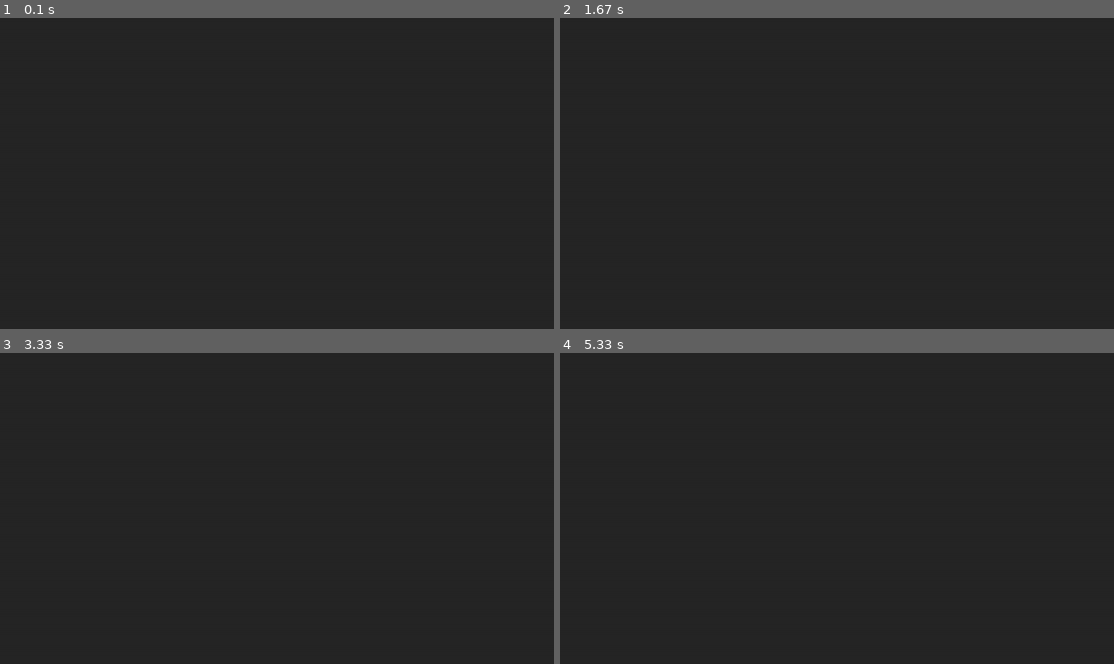
Above: before the commit, frames 1-4 (two rows, left to right).
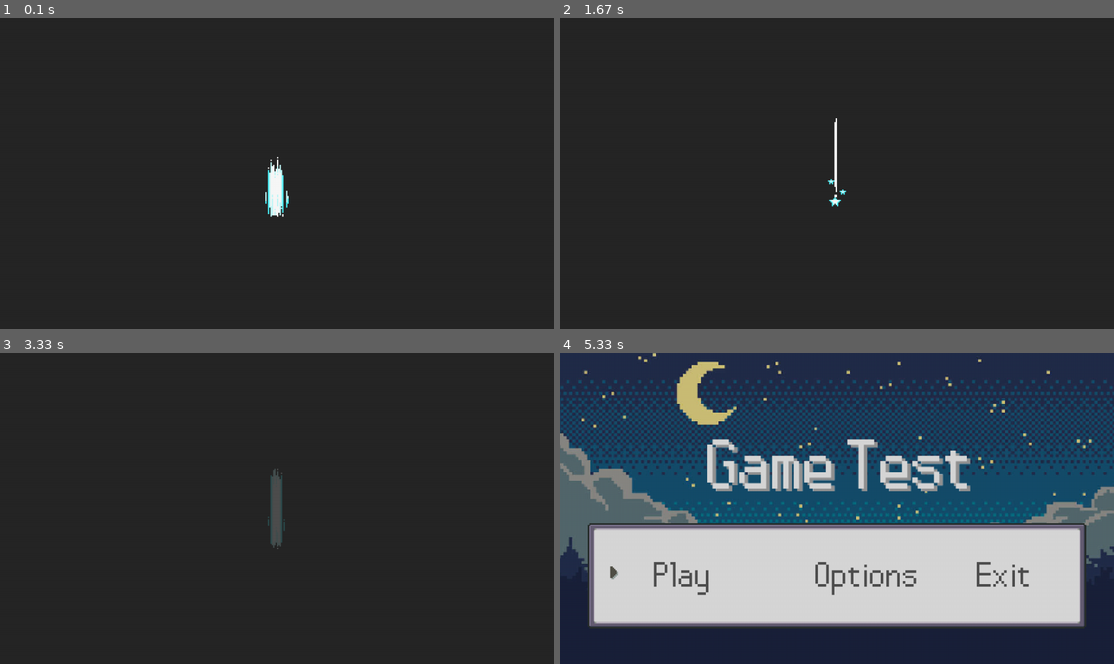
Above: after the commit, the same moments.

Repository: HiramAle/PygameBases
Game: pygame game, started from Code/main.py
Two runs of this game, one before a commit and one after it. Both use one fixed random seed, a clock stepped at 60 frames per second and the inputs below.
Inputs:
- Up to frame 1 (0.1 s): no input
- Up to frame 2 (1.67 s): tap Space at 0.33 s
- Up to frame 3 (3.33 s): hold A from 3.23 s (still down)
- Up to frame 4 (5.33 s): release A at 3.7 s; hold D 4.23-4.87 s; tap Space at 4.9 s

The runs differ from the first frame. In frame 1, 0.5% of the frame differs, in the area x 47-53%, y 44-65%; in frame 2, 0.2%; in frame 3, 0.5%; in frame 4, 86%, in the area x 0-100%, y 0-89%.

Commit message:
Changed menu to options menu using the keyboard

Diff:
--- a/Code/GUI/buttons.py
+++ b/Code/GUI/buttons.py
@@ -20,15 +20,13 @@
         else:
             return False
 
-
-
 class TextButton(Button):
     def __init__(self, x, y, display, text, colour="White", antialiasing=False, background=None,
                  font_path="../Resources/Fonts/pokemon_pixel_font.ttf", font_size=20, hover_colour="#D74B4B"):
         super().__init__(x, y, display)
         # font
         self.font = pygame.font.Font(font_path, font_size)
-        self.font2 = pygame.font.Font(font_path, font_size+2)
+        self.font2 = pygame.font.Font(font_path, font_size + 2)
         # text
         self.text = text
         self.text_surface = self.font.render(text, antialiasing, colour, background)
@@ -62,6 +60,6 @@
         self.rect = self.text_surface.get_rect(center=(self.x, self.y))
 
         shadow_surface = self.font2.render(self.text, self.text_aa, "grey", self.background)
-        shadow_rect = self.text_surface.get_rect(center=(self.x+4, self.y+2))
+        shadow_rect = self.text_surface.get_rect(center=(self.x + 4, self.y + 2))
         self.display.blit(shadow_surface, shadow_rect)
         self.display.blit(self.text_surface, self.rect)
--- a/Code/Scenes/scene.py
+++ b/Code/Scenes/scene.py
@@ -25,6 +25,8 @@
         self.start_transition = FadeIn(game.game_canvas, 1.5)
         self.end_transitioning = False
         self.end_transition = FadeOut(game.game_canvas, 1.5)
+        # Mouse cursor visibility
+        pygame.mouse.set_visible(False)
 
     def update(self, delta_time, actions): ...
 
@@ -91,15 +93,42 @@
 class Menu(Scene):
     def __init__(self, game):
         super().__init__(game)
+        # Background
+        self.background_image = pygame.image.load(
+            os.path.join(self.game.resources_dir, "Images", "Start_menu_background.png"))
+        # Box
+        self.box = pygame.image.load(
+            os.path.join(self.game.resources_dir, "Images", "Start_menu_box.png")).convert_alpha()
+        self.box_rect = self.box.get_rect(topleft=(64, 394))
+        # Texts
+        x_text_offset = self.box_rect.x + 32 + (1120 / 3) / 2
+        y_text_offset = self.box_rect.y + 32 + 90
+        self.font = pygame.font.Font(os.path.join(self.game.resources_dir, "Fonts", "pokemon_pixel_font.ttf"), 100)
+        self.text_play = self.font.render("Play", False, "#565656")
+        self.text_play_rect = self.text_play.get_rect(center=(x_text_offset, y_text_offset))
+        self.text_options = self.font.render("Options", False, "#565656")
+        self.text_options_rect = self.text_play.get_rect(center=(x_text_offset + (1120 / 3), y_text_offset))
+        self.text_exit = self.font.render("Exit", False, "#565656")
+        self.text_exit_rect = self.text_play.get_rect(center=(x_text_offset + (1120 / 3) * 2, y_text_offset))
+
+        self.cursor_img = pygame.image.load(
+            os.path.join(self.game.resources_dir, "Images", "cursor.png")).convert_alpha()
+        self.cursor_rect = self.cursor_img.get_rect()
+        self.cursor_y = self.box_rect.y + 100
+        self.cursor_x = self.box_rect.x + 32 + 20
+        self.cursor_rect.x, self.cursor_rect.y = self.cursor_x, self.cursor_y
+
         # Get the measurements of the screen to place the buttons
         center_x, center_y = get_center()
         y_segments = game.game_canvas.get_size()[1] / 4
         # Initialize the buttons
-        self.start_button = TextButton(center_x, y_segments, game.game_canvas, "Start", "White", False, font_size=100)
-
-        self.options_button = TextButton(center_x, y_segments * 2, game.game_canvas, "Options", "White", False,
-                                         font_size=100)
-        self.exit_button = TextButton(center_x, y_segments * 3, game.game_canvas, "Exit", "White", False, font_size=100)
+        # self.start_button = TextButton(center_x, y_segments, game.game_canvas, "Start", "White", False, font_size=100)
+        #
+        # self.options_button = TextButton(center_x, y_segments * 2, game.game_canvas, "Options", "White", False,
+        #                                  font_size=100)
+        # self.exit_button = TextButton(center_x, y_segments * 3, game.game_canvas, "Exit", "White", False, font_size=100)
+        self.menu_options = ["Play", "Options", "Exit"]
+        self.index = 0
 
     def render_transition(self):
         # Check if the star transition is playing
@@ -111,25 +140,57 @@
                 GameWorld(self.game).enter_state()
 
     def update(self, delta_time, actions):
-        # Check if any button get pressed only if it's not transitioning
-        if not self.start_transitioning and not self.end_transitioning:
-            if self.start_button.check_click():
+        self.update_cursor(actions)
+        if actions["space"]:
+            if self.menu_options[self.index] == "Play":
                 self.end_transitioning = True
-            elif self.options_button.check_click():
-                print("Pressed")
-            elif self.exit_button.check_click():
+            elif self.menu_options[self.index] == "Exit":
                 self.game.exit_game()
 
-    def render(self, display: pygame.surface.Surface):
+    # Check if any button get pressed only if it's not transitioning
+    # if not self.start_transitioning and not self.end_transitioning:
+    #     if self.start_button.check_click():
+    #         self.end_transitioning = True
+    #     elif self.options_button.check_click():
+    #         print("Pressed")
+    #     elif self.exit_button.check_click():
+    #         self.game.exit_game()
+
+    def update_cursor(self, actions):
+        if actions['right']:
+            if self.index + 1 == len(self.menu_options):
+                self.index = 0
+            else:
+                self.index += 1
+            self.game.reset_keys()
+        elif actions['left']:
+            if not self.index:
+                self.index = len(self.menu_options) - 1
+            else:
+                self.index -= 1
+            self.game.reset_keys()
+
+        self.cursor_rect.x = self.cursor_x + (self.index * (1120/3))
+
+    def render(self, display: pygame.surface.Surface):
+        display.blit(self.background_image, (0, 0))
+        if not self.start_transitioning:
+            display.blit(self.box, self.box_rect)
+            display.blit(self.text_play, self.text_play_rect)
+            display.blit(self.text_options, self.text_options_rect)
+            display.blit(self.text_exit, self.text_exit_rect)
+            display.blit(self.cursor_img, self.cursor_rect)
+
+        self.render_transition()
+
         # Clear the screen
-        display.fill("#262626")
+        # display.fill("#262626")
         # Draw the buttons
-        self.start_button.draw()
-
-        self.options_button.draw()
-        self.exit_button.draw()
+        # self.start_button.draw()
+        #
+        # self.options_button.draw()
+        # self.exit_button.draw()
         # Render the transition if its necessary
-        self.render_transition()
 
 
 class GameWorld(Scene):
@@ -155,23 +216,22 @@
 class PauseMenu(Scene):
     def __init__(self, game):
         super().__init__(game)
-        height = (70 * self.game.game_canvas.get_size()[1]) / 100
-        self.menu = pygame.image.load("../Resources/Images/cuadrao.png").convert_alpha()
-        self.menu = pygame.transform.smoothscale(self.menu, (self.menu.get_size()[0], height))
-        self.menu_x = self.game.game_canvas.get_size()[0] - 4 - self.menu.get_size()[0]
+        # menu_height = (70 * self.game.game_canvas.get_size()[1]) / 100
+        self.menu = pygame.image.load(os.path.join(self.game.resources_dir, "Images", "Pause_Menu.png")).convert_alpha()
+        self.menu = pygame.transform.smoothscale(self.menu, (self.menu.get_size()[0], 500))
+        self.menu_x = self.game.game_canvas.get_size()[0] - 20 - self.menu.get_size()[0]
         self.menu_y = self.game.game_canvas.get_size()[1] - (self.game.game_canvas.get_size()[1] / 2) - (
-                    self.menu.get_size()[1] / 2)
+                self.menu.get_size()[1] / 2)
         self.menu_rect = self.menu.get_rect(topleft=(self.menu_x, self.menu_y))
-
         # self.menu_options = {0: "Party", 1: "Items", 2: "Magic", 3: "Exit"}
         self.menu_options = ["Party", "Items", "Magic", "Exit"]
         self.index = 0
-        # Comment
-        self.cursor_img = pygame.image.load(os.path.join(self.game.resources_dir, "Images", "cursor.png"))
+        # Cursor
+        self.cursor_img = pygame.image.load(
+            os.path.join(self.game.resources_dir, "Images", "cursor.png")).convert_alpha()
         self.cursor_rect = self.cursor_img.get_rect()
-        self.cursor_y = self.menu_rect.y + 40
+        self.cursor_y = self.menu_rect.y + 80
         self.cursor_rect.x, self.cursor_rect.y = self.menu_rect.x + 20, self.cursor_y
-        print(self.menu.get_size()[1])
 
     def update(self, delta_time, actions):
         self.update_cursor(actions)
@@ -181,15 +241,22 @@
 
     def update_cursor(self, actions):
         if actions['down']:
-            print(self.index % len(self.menu_options))
-            self.index = (self.index + 1) % len(self.menu_options)
+            if self.index + 1 == len(self.menu_options):
+                self.index = 0
+            else:
+                self.index += 1
 
             self.game.reset_keys()
         elif actions['up']:
-            self.index = (self.index - 1) % len(self.menu_options)
-            self.game.reset_keys()
+            if not self.index:
+                self.index = len(self.menu_options) - 1
+            else:
+                self.index -= 1
+            self.game.reset_keys()
+
         self.cursor_rect.y = self.cursor_y + (self.index * 100)
 
     def render(self, display: pygame.surface.Surface):
+        # self.prev_scene.render(display)
         display.blit(self.menu, self.menu_rect)
         display.blit(self.cursor_img, self.cursor_rect)
--- a/Code/main.py
+++ b/Code/main.py
@@ -1,6 +1,6 @@
 import pygame
 from Data.data_handler import get_config
-from Code.Scenes.scene import Intro, GameWorld
+from Code.Scenes.scene import Intro, GameWorld, Menu
 from Code.config import Config
 import os
 from debug import debug
@@ -17,7 +17,7 @@
         self.display = pygame.display.set_mode((self.config.screen_width, self.config.screen_height))
         self.clock = pygame.time.Clock()
         self.game_stack = []
-        self.actions = {"left": False, "right": False, "up": False, "down": False, "action1": False, "pause": False,
+        self.actions = {"left": False, "right": False, "up": False, "down": False, "space": False, "pause": False,
                         "menu": False}
         self.game_canvas = pygame.Surface((self.config.screen_width, self.config.screen_height))
         self.delta_time = 0
@@ -28,8 +28,10 @@
         self.prev_time = 0
         self.dt = 0
 
+        self.load_assets()
+
         self.load_scene()
-        self.load_assets()
+
 
     def set_screen(self):
         self.display = pygame.display.set_mode(
@@ -56,7 +58,7 @@
                 if event.key == pygame.K_s:
                     self.actions['down'] = True
                 if event.key == pygame.K_SPACE:
-                    self.actions['action1'] = True
+                    self.actions['space'] = True
                 if event.key == pygame.K_ESCAPE:
                     self.actions['pause'] = True
                 if event.key == pygame.K_TAB:
@@ -71,7 +73,7 @@
                 if event.key == pygame.K_s:
                     self.actions['down'] = False
                 if event.key == pygame.K_SPACE:
-                    self.actions['action1'] = False
+                    self.actions['space'] = False
                     self.timer = pygame.time.get_ticks()
                 if event.key == pygame.K_LSHIFT:
                     self.actions['pause'] = False
@@ -100,7 +102,7 @@
             self.clock.tick(60)
 
     def load_scene(self):
-        self.game_stack.append(GameWorld(self))
+        self.game_stack.append(Intro(self))
 
     def get_dt(self):
         now = time.time()
Binary file added: Resources/Images/Pause_Menu.png
Binary file added: Resources/Images/Start_menu_background.png
Binary file added: Resources/Images/Start_menu_box.png
